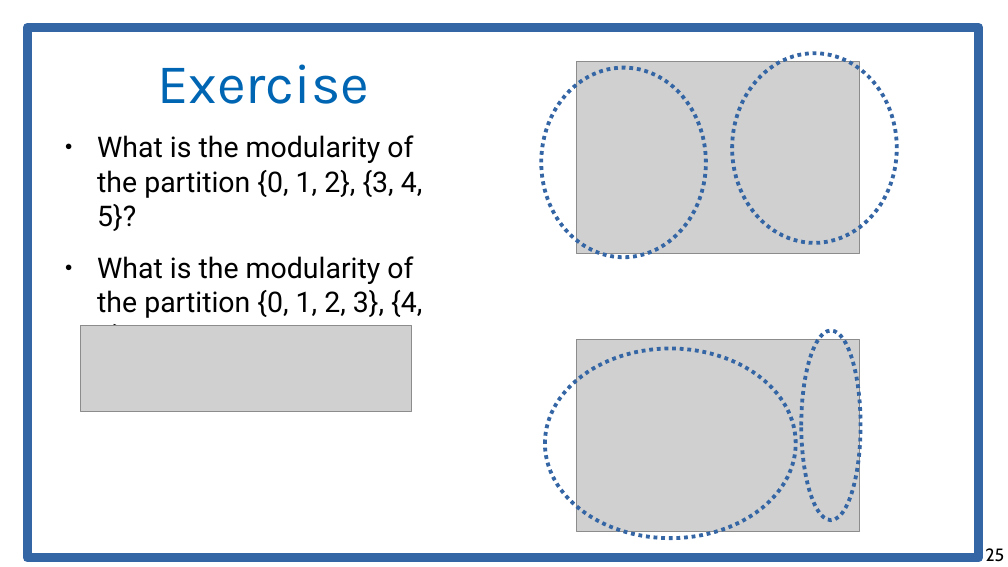
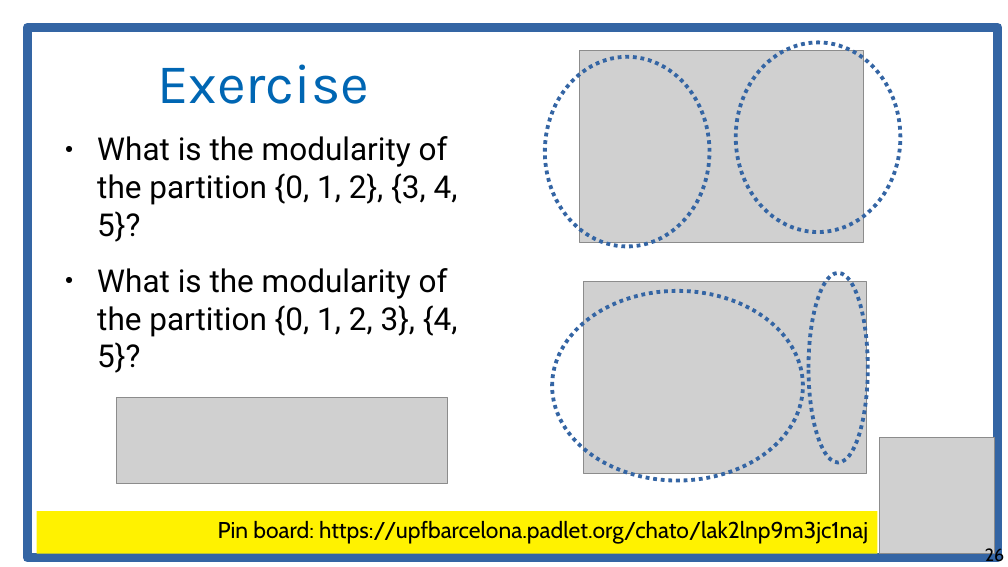
Before and after one commit to chatox/networks-science-course, a slide deck: slide 26 of theory/odp/tt21-finding_communities.odp (slide 25 before the commit). Drawn at 1008x567 pixels with LibreOffice and Linux fonts; fonts in the diff are those of the drawing; grey boxes stand for pictures. Boxes give left, top, right and bottom in pixels: in the first picture for what was removed or moved away, otherwise in the second. Text is boxed around its words. In the diff, an @@ line names an element or a change of style, - is before the commit and + after.

Commit message:
padlet for an exercise

```diff
--- a/theory/odp/tt21-finding_communities.odp
+++ b/theory/odp/tt21-finding_communities.odp
@@ rectangle: place and size @@
-rectangle at (27, 27, 979, 558)
+rectangle at (27, 27, 998, 558)
@@ ellipse: place and size @@
-ellipse at (542, 68, 706, 257)
+ellipse at (545, 57, 710, 246)
@@ picture: place and size @@
-picture at (576, 61, 860, 253)
+picture at (580, 51, 863, 243)
@@ ellipse: place and size @@
-ellipse at (733, 53, 897, 242)
+ellipse at (735, 42, 900, 231)
@@ text "What is the modularity of ..." at (97, 136, 458, 337): size 22.4 to 24.8 pt @@
@@ ellipse: place and size @@
-ellipse at (545, 349, 796, 538)
+ellipse at (552, 291, 803, 480)
@@ picture: place and size @@
-picture at (576, 339, 860, 531)
+picture at (584, 282, 867, 474)
@@ ellipse: place and size @@
-ellipse at (801, 330, 861, 520)
+ellipse at (809, 273, 868, 462)
@@ picture: place and size @@
-picture at (80, 326, 412, 412)
+picture at (116, 397, 447, 483)
@@ picture added at (879, 438, 994, 553) @@
@@ rectangle added at (37, 511, 877, 554), fill #FFF200, 18 pt, text #000000 @@
+Pin board: https://upfbarcelona.padlet.org/chato/lak2lnp9m3jc1naj
@@ page number at (985, 546, 1004, 566): text changed @@
-25
+26
```
Also in this commit, not shown: 3 other slides changed, 1 slide added, 1 other file.
